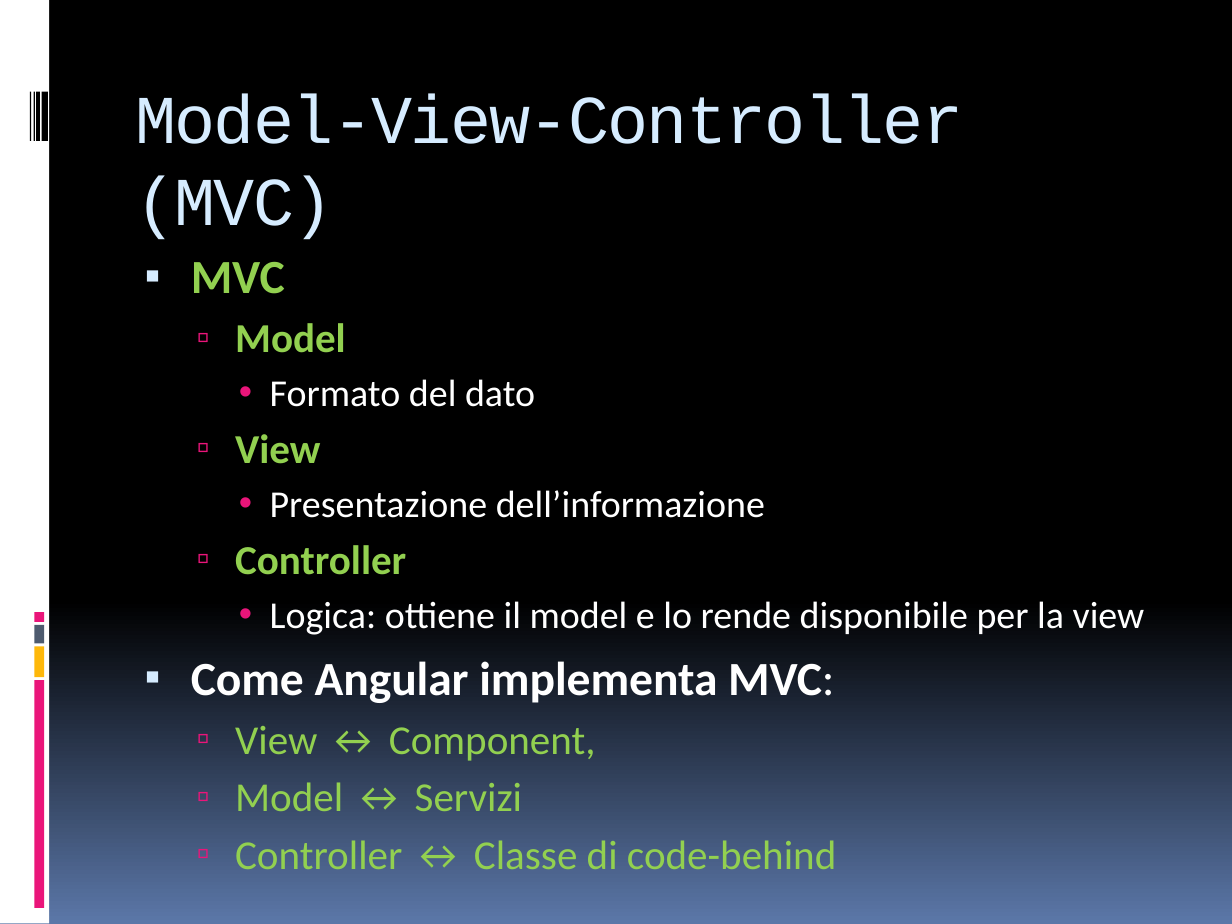
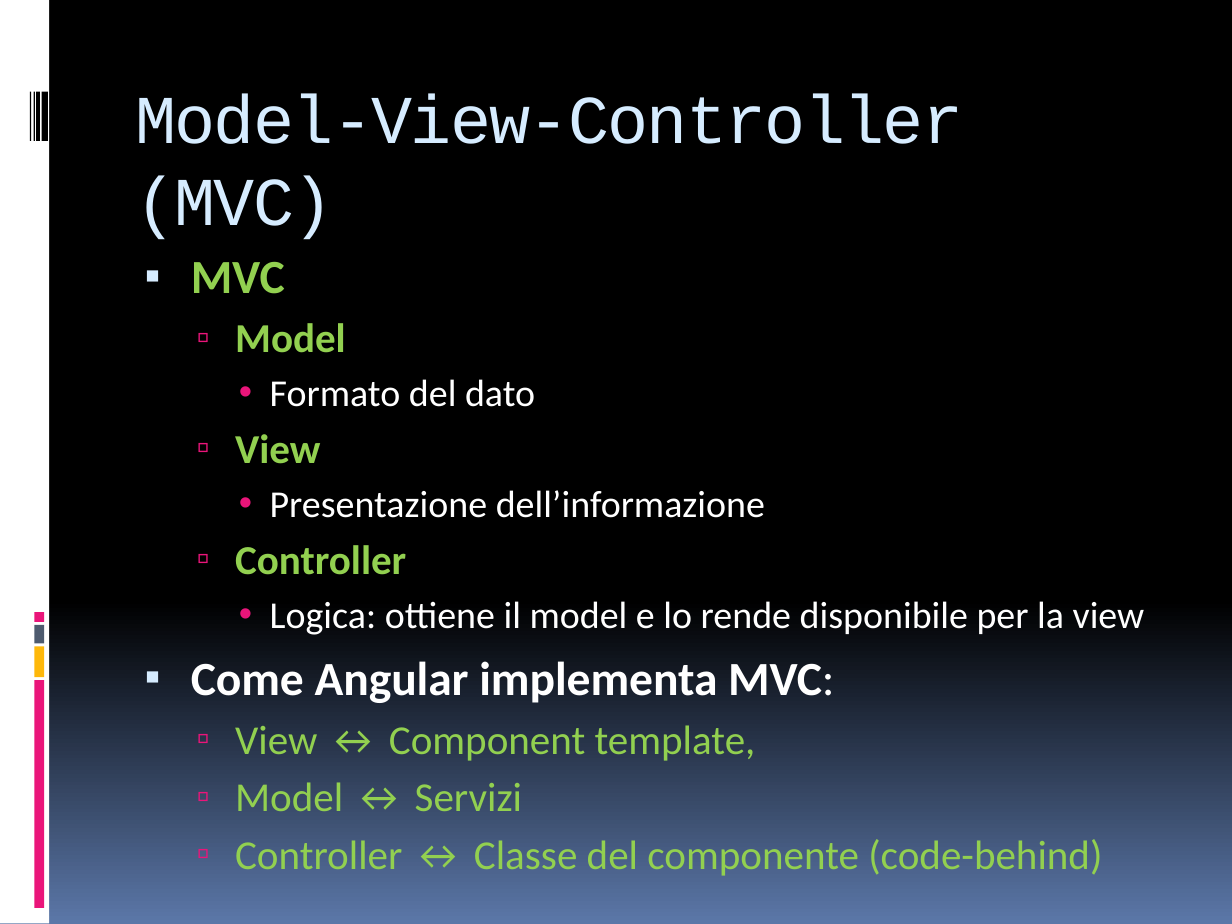
Before and after one commit to NelloRizzo/JavaPZ, a slide deck: slide 12 of 0000.MaterialeDidattico/Angular.pptx. Drawn at 1232x924 pixels with LibreOffice and Linux fonts; fonts in the diff are those of the drawing. Boxes give left, top, right and bottom in pixels: in the first picture for what was removed or moved away, otherwise in the second. Text is boxed around its words. In the diff, an @@ line names an element or a change of style, - is before the commit and + after.

```diff
--- a/0000.MaterialeDidattico/Angular.pptx
+++ b/0000.MaterialeDidattico/Angular.pptx
@@ text at <box>235,725,756,761</box>: text changed @@
-  ▫ View ↔ Component,
+  ▫ View ↔ Component template,
@@ text at <box>235,839,1102,876</box>: text changed @@
-  ▫ Controller ↔ Classe di code-behind
+  ▫ Controller ↔ Classe del componente (code-behind)
```
Also in this commit, not shown: 1 other slide changed, 54 other files.
